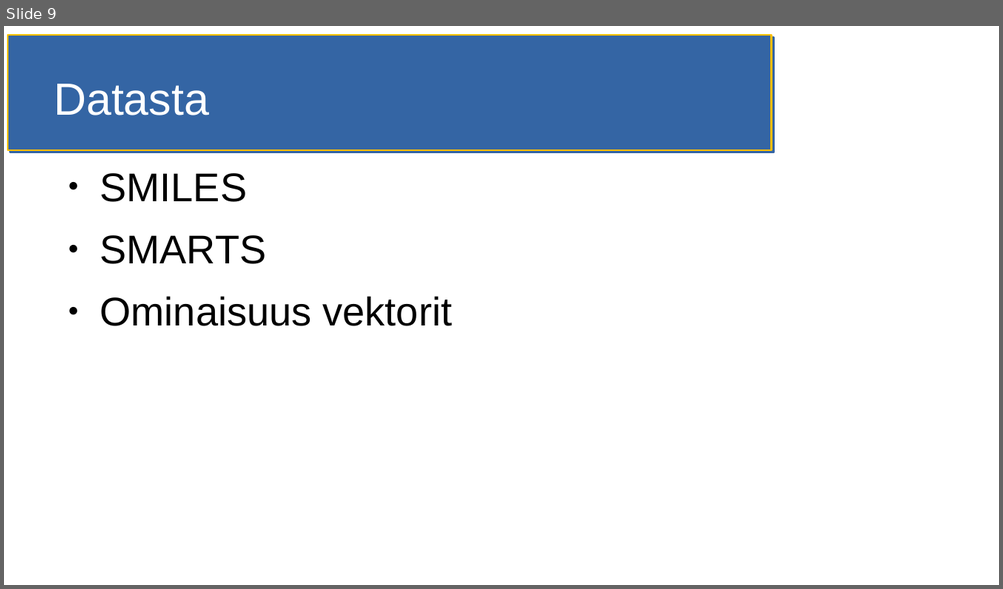
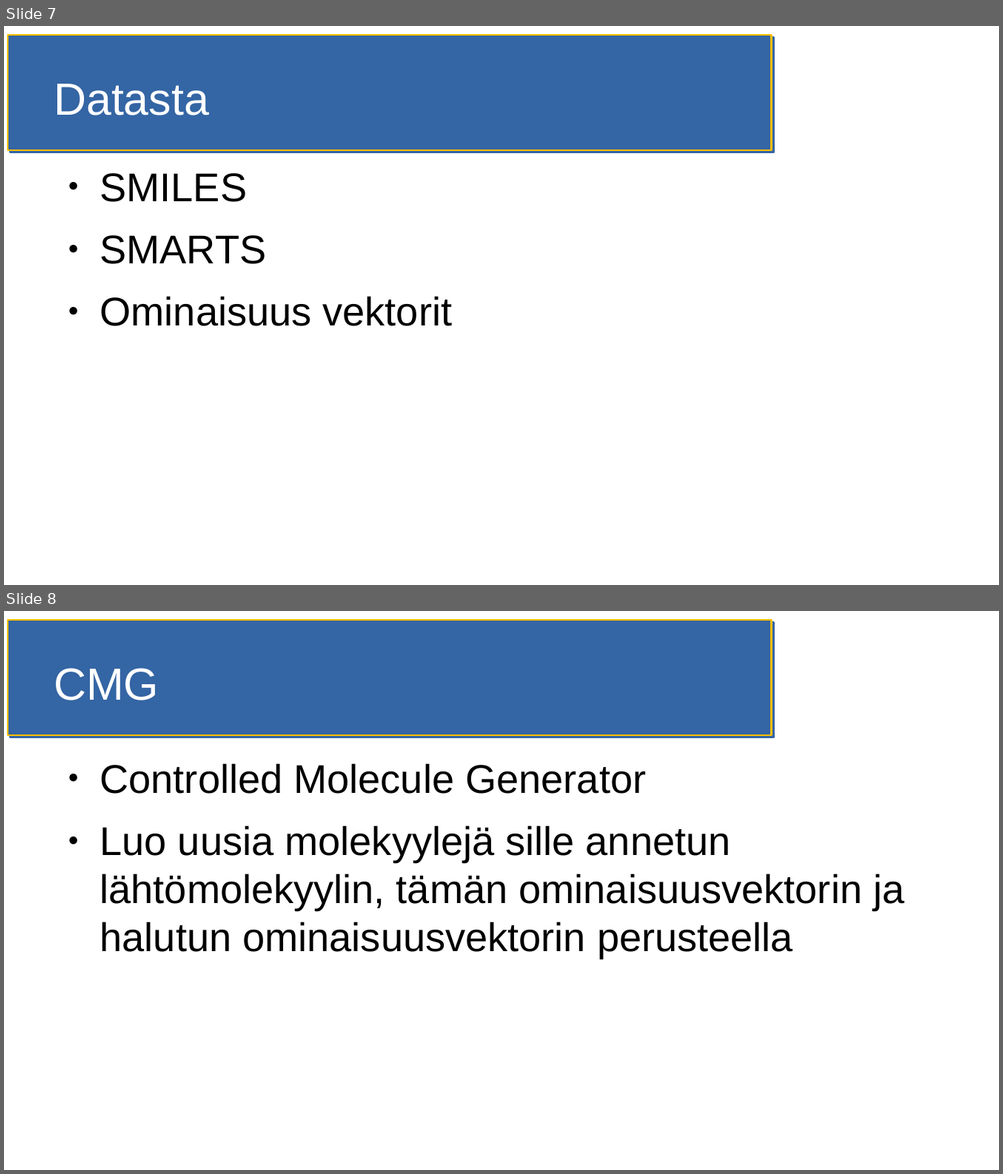
Before and after one commit to HegePI/kanditutkielma, a slide deck: esitelmä.odp. Shown one above the other, each under a label of ours: slide 9 before the commit, slides 7 and 8 after it. The pictures are 1003x589 and 1003x1174 pixels, drawn with LibreOffice and Linux fonts; fonts in the diff are those of the drawing. Boxes give left, top, right and bottom in pixels: in the first picture for what was removed or moved away, otherwise in the second. Text is boxed around its words. In the diff, an @@ line names an element or a change of style, - is before the commit and + after.

```diff
--- a/esitelmä.odp
+++ b/esitelmä.odp
@@ slide 8 added at [4,611,999,1170], background #FFFFFF; not listed: 1 template element that a slide beside it also shows @@
@@ title added at [54,668,159,701], 36 pt, text #FFFFFF @@
+CMG
@@ text added at [100,763,904,959], 32 pt, text #000000 @@
+● Controlled Molecule Generator
+● Luo uusia molekyylejä sille annetun lähtömolekyylin, tämän ominaisuusvektorin ja halutun ominaisuusvektorin perusteella
@@ what was slide 9 is now slide 7 @@
```
Also in this commit, not shown: 4 slides changed, 4 other slides added, 4 slides removed, 5 other files.
